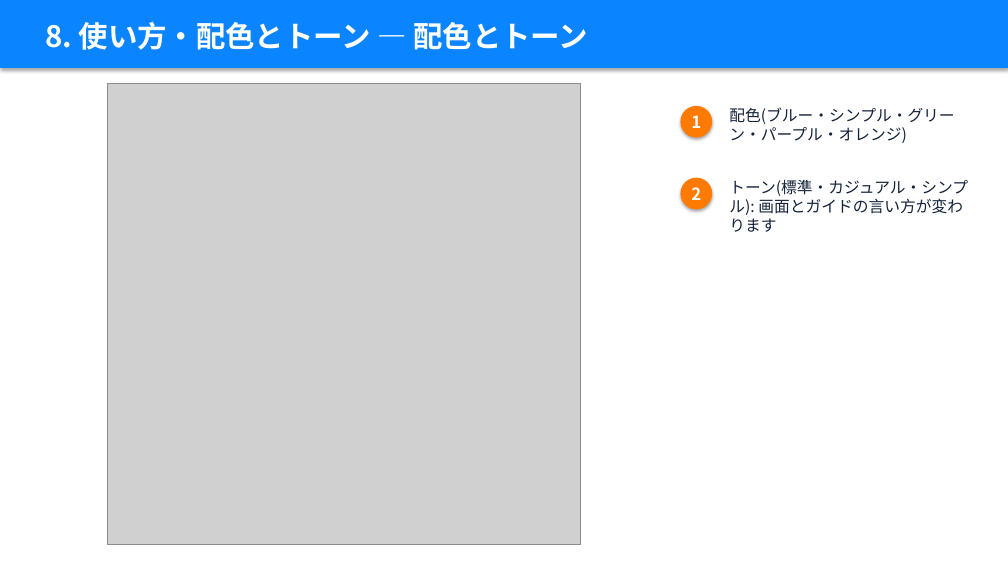
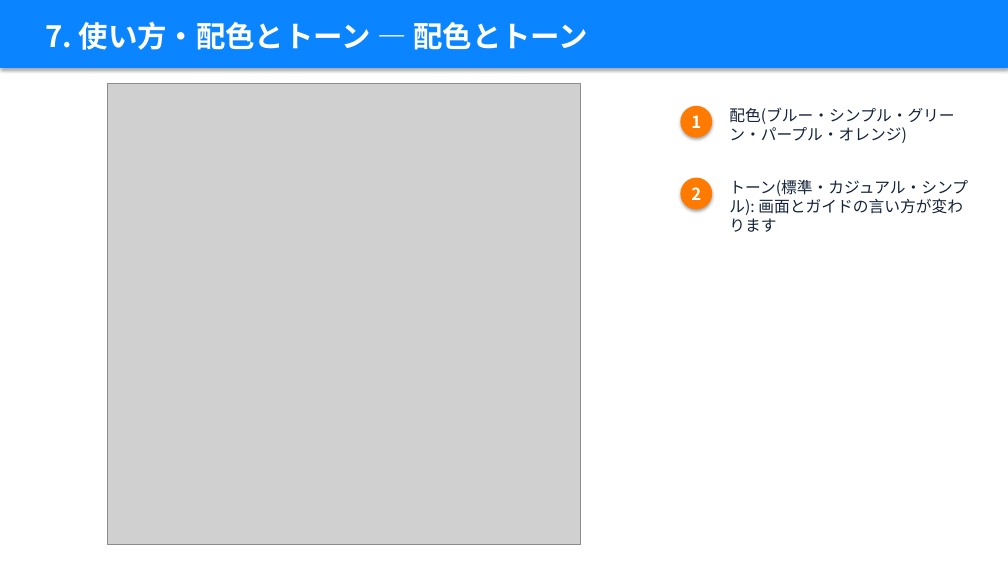
Before and after one commit to takky416-byte/sotsuken_pj_management, a slide deck: slide 26 of docs/manual/卒研PJ管理_説明資料_学生編.pptx (slide 29 before the commit). Drawn at 1008x567 pixels with LibreOffice and Linux fonts; fonts in the diff are those of the drawing; grey boxes stand for pictures. Boxes give left, top, right and bottom in pixels: in the first picture for what was removed or moved away, otherwise in the second. Text is boxed around its words. In the diff, an @@ line names an element or a change of style, - is before the commit and + after.

```diff
--- a/docs/manual/卒研PJ管理_説明資料_学生編.pptx
+++ b/docs/manual/卒研PJ管理_説明資料_学生編.pptx
@@ text at box(45, 21, 589, 50): text changed @@
-8. 使い方・配色とトーン — 配色とトーン
+7. 使い方・配色とトーン — 配色とトーン
```
Also in this commit, not shown: 21 other slides changed, 4 slides removed, 19 other files.
